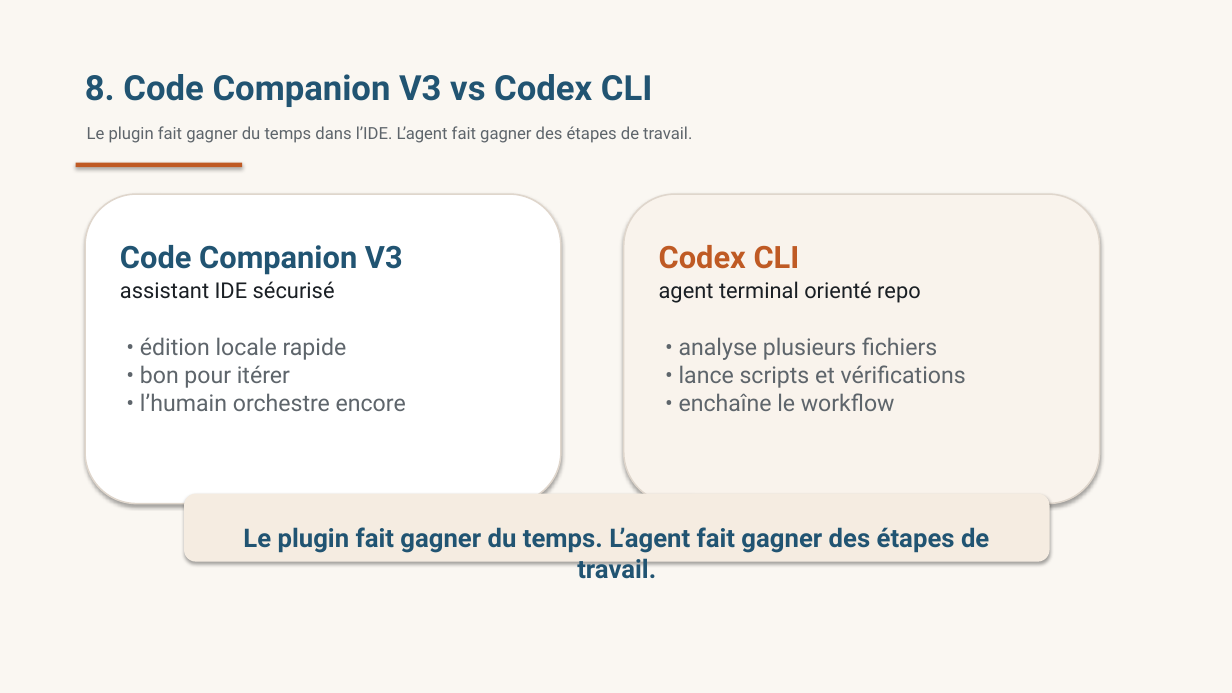
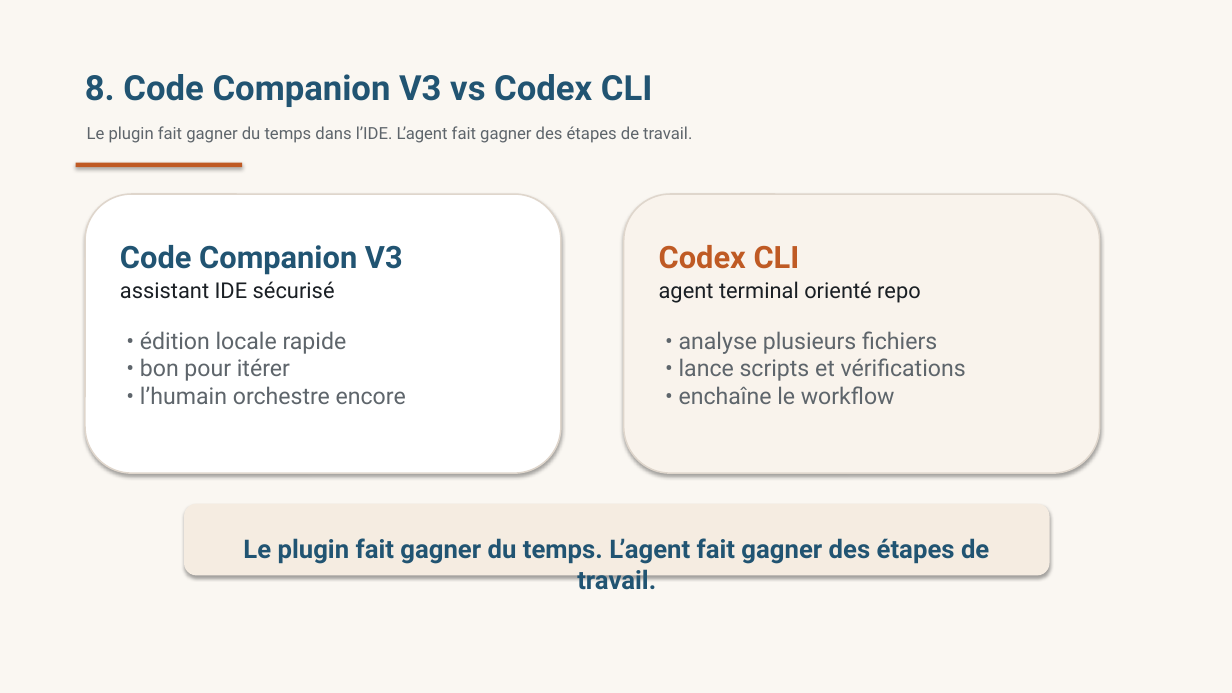
Before and after one commit to ThalesGroup/agilab, a slide deck: slide 8 of docs/source/TP Prompt Ingénierie.pptx. Drawn at 1232x693 pixels with LibreOffice and Linux fonts; fonts in the diff are those of the drawing. Boxes give left, top, right and bottom in pixels: in the first picture for what was removed or moved away, otherwise in the second. Text is boxed around its words. In the diff, an @@ line names an element or a change of style, - is before the commit and + after.

Commit message:
docs(slides): tighten prompt deck layout

```diff
--- a/docs/source/TP Prompt Ingénierie.pptx
+++ b/docs/source/TP Prompt Ingénierie.pptx
@@ rounded rectangle: place and size @@
-rounded rectangle at (85, 194, 561, 504)
+rounded rectangle at (85, 194, 561, 473)
@@ rounded rectangle: place and size @@
-rounded rectangle at (624, 194, 1100, 504)
+rounded rectangle at (624, 194, 1100, 473)
@@ text "• édition locale rapide • ...": place and size @@
-text "• édition locale rapide • ..." at (140, 337, 406, 411)
+text "• édition locale rapide • ..." at (140, 331, 406, 404)
@@ text "• analyse plusieurs fichiers • ...": place and size @@
-text "• analyse plusieurs fichiers • ..." at (679, 337, 966, 411)
+text "• analyse plusieurs fichiers • ..." at (679, 331, 966, 404)
@@ rounded rectangle: place and size @@
-rounded rectangle at (185, 494, 1049, 561)
+rounded rectangle at (185, 505, 1049, 575)
@@ text "Le plugin fait gagner du ...": place and size @@
-text "Le plugin fait gagner du ..." at (243, 527, 989, 553)
+text "Le plugin fait gagner du ..." at (243, 538, 989, 564)
```
Also in this commit, not shown: 2 other slides changed, 1 other file.
